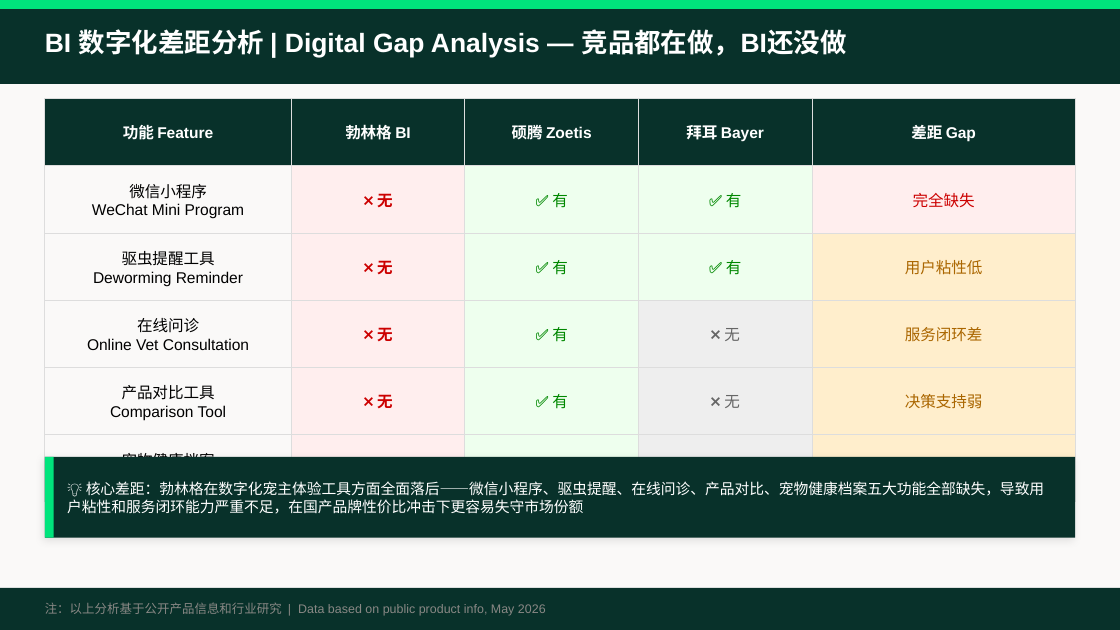
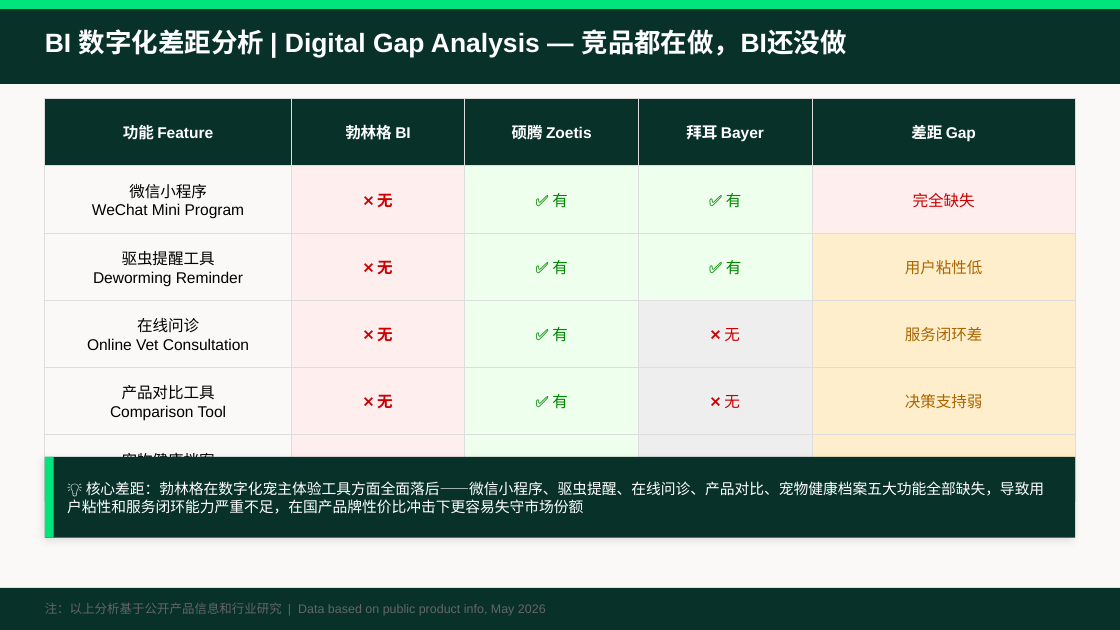
Before and after one commit to zhaoomi-zyw/openclaw-workspace-pet-macos, a slide deck: slide 10 of BI-Pet-Competitor-Ecosystem-2026-CN-V2.pptx. Drawn at 1120x630 pixels with LibreOffice and Linux fonts; fonts in the diff are those of the drawing. Boxes give left, top, right and bottom in pixels: in the first picture for what was removed or moved away, otherwise in the second. Text is boxed around its words. In the diff, an @@ line names an element or a change of style, - is before the commit and + after.

Commit message:
Fix slide 10 & 11 readability: trend numbers white, gray text brighter, checkmarks red

```diff
--- a/BI-Pet-Competitor-Ecosystem-2026-CN-V2.pptx
+++ b/BI-Pet-Competitor-Ecosystem-2026-CN-V2.pptx
@@ table at box(45, 99, 1075, 492) @@
@@ text colour #666666 to #CC0000 in "❌ 无", "❌ 无", "❌ 无" @@
@@ text "注：以上分析基于公开产品信息和行业研究 | Data based on ..." at box(45, 603, 546, 616): text colour #898885 to #666666 @@
```
Also in this commit, not shown: 1 other slide changed.
